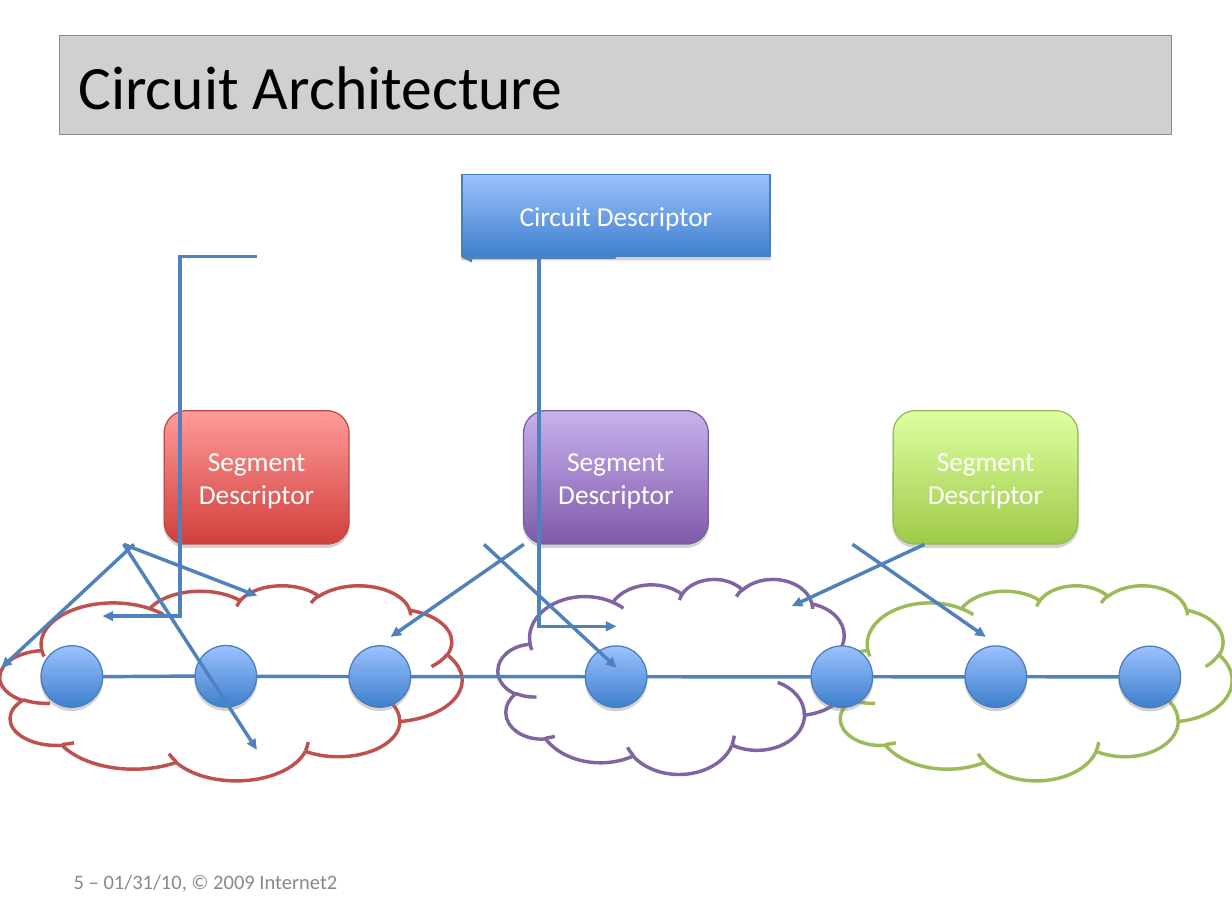
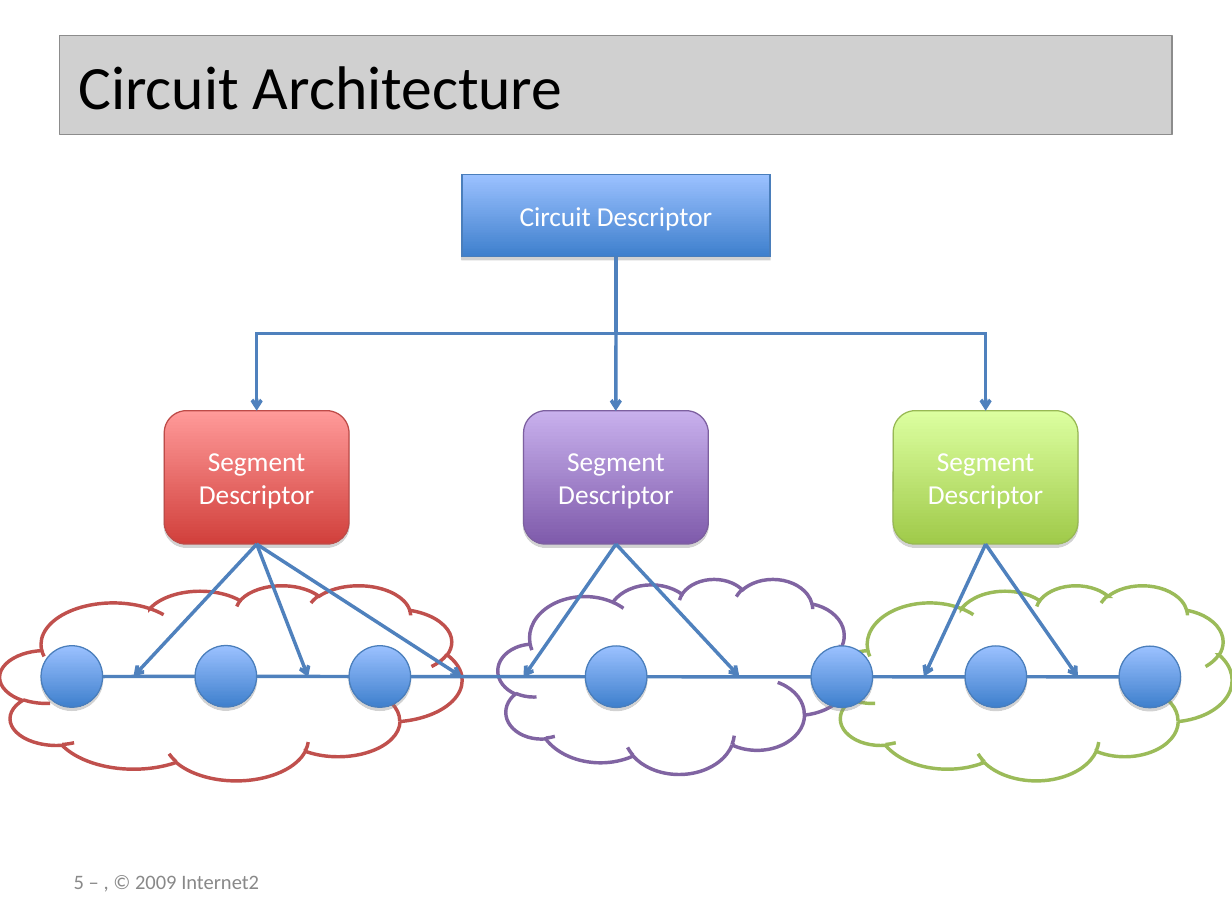
Before and after one commit to perfsonar/historical, a slide deck: slide 5 of 20100131Meet/20100131-circuit_monitoring.ppt. Drawn at 1232x924 pixels with LibreOffice and Linux fonts; fonts in the diff are those of the drawing; grey boxes stand for pictures; background and template pictures are left out. Boxes give left, top, right and bottom in pixels: in the first picture for what was removed or moved away, otherwise in the second. Text is boxed around its words. In the diff, an @@ line names an element or a change of style, - is before the commit and + after.

```diff
--- a/20100131Meet/20100131-circuit_monitoring.ppt
+++ b/20100131Meet/20100131-circuit_monitoring.ppt
@@ elbow arrow removed from (257, 256) to (102, 616) @@
@@ elbow arrow added from (616, 256) to (256, 410), #4F81BD 2.01 pt @@
@@ elbow arrow removed from (462, 256) to (616, 626) @@
@@ arrow removed from (616, 257) to (462, 257) @@
@@ elbow arrow added from (616, 256) to (986, 410), #4F81BD 2.01 pt @@
@@ arrow added from (616, 256) to (616, 411), #4F81BD 2.01 pt @@
@@ arrow removed from (123, 545) to (257, 596) @@
@@ arrow moved from (123, 545) - (256, 749) to (256, 545) - (133, 676) @@
@@ arrow (256, 545) - (133, 676): arrowheads changed @@
@@ arrow moved from (524, 545) - (391, 637) to (256, 545) - (462, 678) @@
@@ arrow (256, 545) - (462, 678): arrowheads changed @@
@@ arrow moved from (134, 545) - (1, 668) to (256, 545) - (308, 678) @@
@@ arrow (256, 545) - (308, 678): arrowheads changed @@
@@ arrow moved from (484, 545) - (616, 668) to (616, 545) - (524, 678) @@
@@ arrow (616, 545) - (524, 678): arrowheads changed @@
@@ arrow moved from (924, 545) - (792, 606) to (616, 545) - (739, 676) @@
@@ arrow (616, 545) - (739, 676): arrowheads changed @@
@@ arrow moved from (853, 545) - (986, 637) to (986, 545) - (924, 676) @@
@@ arrow (986, 545) - (924, 676): arrowheads changed @@
@@ arrow added from (986, 545) to (1078, 678), #4F81BD 2.01 pt @@
@@ outline redrawn in 3 elements at bbox=[498, 579, 851, 774], bbox=[832, 585, 1232, 780], bbox=[0, 585, 462, 780] @@
@@ page number at bbox=[74, 876, 259, 889]: text changed @@
-5 – 01/31/10, © 2009 Internet2
+5 – , © 2009 Internet2
```
Also in this commit, not shown: 12 other slides changed.
